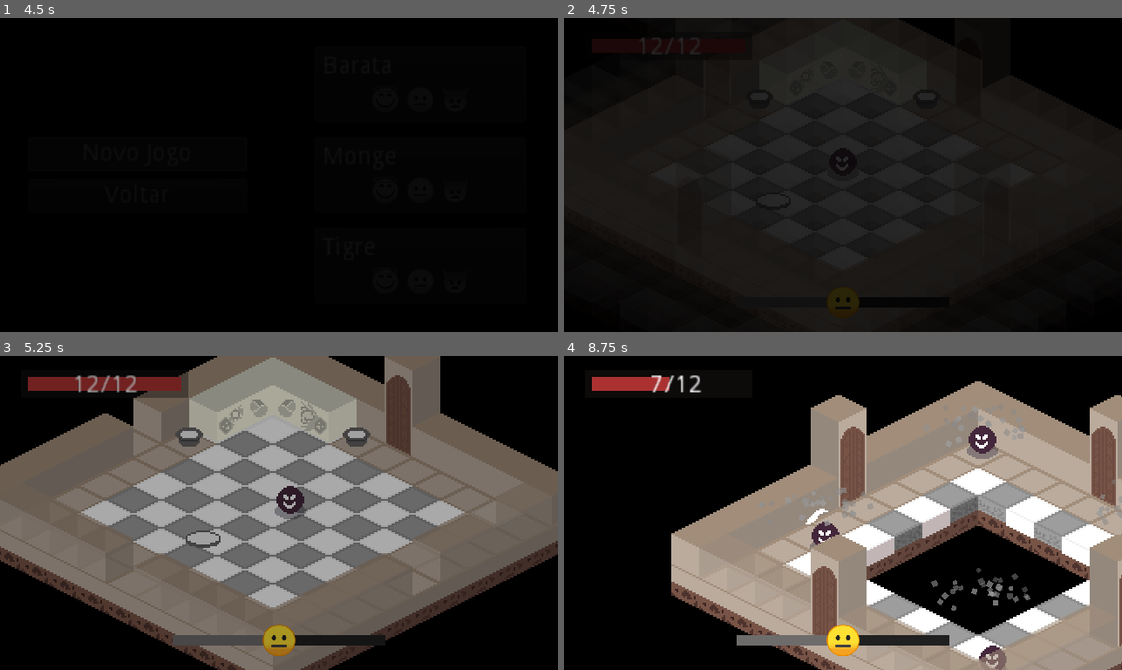
Above: before the commit, frames 1-4 (two rows, left to right).
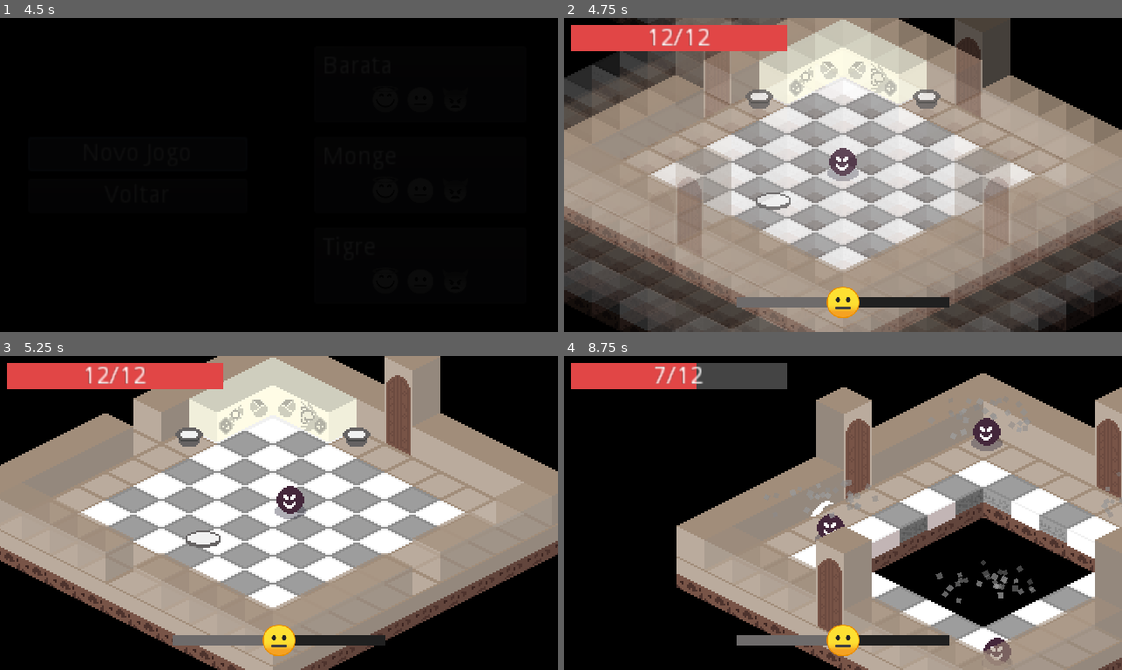
Above: after the commit, the same moments.

Repository: ColmeiaUDESC/gamejaaj6
Game: Godot game, scene res://Cenas/MenuPrincipal.tscn
The game is run twice, just before and just after one commit, with the same random seed, the same clock (stepped at 60 frames per second) and the same inputs.
Inputs (mouse positions are in pixels of both pictures, inside the frame that each line leads up to):
- Up to frame 1 (4.5 s): click "Jogar" at 0.5 s; click "Voltar" at 1.25 s; click "Jogar" at 2 s; click "Save 1" at 2.75 s; click "Novo Jogo" at 3.5 s; click "Novo Jogo" at 4.25 s
- Up to frame 2 (4.75 s): no input
- Up to frame 3 (5.25 s): tap Enter at 5 s; move the mouse to (401, 497) at 5.02 s; hold D (andar_pra_direita) from 5.03 s (still down); hold Right mouse button (ataque_purificacao) from 5.03 s (still down)
- Up to frame 4 (8.75 s): tap Space (ui_select) at 5.27, 6.02, 7.52, 8.27 s; move the mouse to (731, 528) at 5.77 s; release D (andar_pra_direita) at 5.78 s; release Right mouse button (ataque_purificacao) at 5.78 s; hold S (andar_pra_baixo) 5.78-6.53 s; click (731, 528) at 5.85 s; right-click (731, 528) at 6.05 s; move the mouse to (898, 443) at 6.52 s; hold D (andar_pra_direita) 6.53-7.28 s; hold Right mouse button (ataque_purificacao) 6.53-7.28 s; move the mouse to (815, 575) at 7.27 s; hold W (andar_pra_cima) 7.28-8.03 s; tap Enter at 7.35 s; right-click (815, 575) at 7.55 s; move the mouse to (1010, 560) at 8.02 s; hold A (andar_pra_esquerda) from 8.03 s (still down); hold Right mouse button (ataque_purificacao) from 8.03 s (still down)

Frame 1 is identical in both runs. In frame 2, 91% of the frame differs, in the area x 0-100%, y 0-100%; in frame 3, 74%; in frame 4, 23%.

Commit message:
Adicionar tigre e barata

Diff:
--- a/Cenas/Jogo.gd
+++ b/Cenas/Jogo.gd
@@ -1,4 +1,10 @@
 extends Node2D
+
+const PERSONAGENS = {
+	DadosSave.Personagens.Monge: preload("res://Instanciaveis/Jogador.tscn"),
+	DadosSave.Personagens.Barata: preload("res://Instanciaveis/JogadorBarata.tscn"),
+	DadosSave.Personagens.Tigre: preload("res://Instanciaveis/JogadorTigre.tscn"),
+}
 
 export (Array, PackedScene) var andares := []
 
@@ -11,8 +17,6 @@
 signal transicao_mudanca_de_sala_finalizada
 
 func _ready():
-	jogador = $Jogador
-	var _err := jogador.connect("morreu", self, "_ao_jogador_morrer")
 	_iniciar_jogo()
 
 
@@ -66,11 +70,17 @@
 
 	andar = andares[DadosSave.andar_atual - 1].instance()
 	add_child(andar)
+	andar.gerar(DadosSave.seed_atual)
+
+	jogador = PERSONAGENS[DadosSave.personagem_atual].instance()
+	add_child(jogador)
 	jogador.pureza = DadosSave.pureza_atual
 	jogador.get_node("UI/Fade").fade_out()
-	andar.gerar(DadosSave.seed_atual)
+	var _err := jogador.connect("morreu", self, "_ao_jogador_morrer")
+
 	$Musica.stream = andar.musica
 	$Musica.play()
+
 	call_deferred("_ir_para_sala_inicial") # Necessario chamar ir para sala inicial no proximo quadro para nao ter problema com as animacoes das portas
 
 
--- a/Cenas/Jogo.tscn
+++ b/Cenas/Jogo.tscn
@@ -1,15 +1,12 @@
-[gd_scene load_steps=4 format=2]
+[gd_scene load_steps=3 format=2]
 
 [ext_resource path="res://Cenas/Andares/Andar1.tscn" type="PackedScene" id=1]
-[ext_resource path="res://Instanciaveis/Jogador.tscn" type="PackedScene" id=2]
 [ext_resource path="res://Cenas/Jogo.gd" type="Script" id=3]
 
 [node name="Jogo" type="Node2D"]
 script = ExtResource( 3 )
 andares = [ ExtResource( 1 ) ]
 
-[node name="Jogador" parent="." instance=ExtResource( 2 )]
-
 [node name="DelayMudarSala" type="Timer" parent="."]
 wait_time = 0.1
 one_shot = true
--- a/Instanciaveis/Jogador.tscn
+++ b/Instanciaveis/Jogador.tscn
@@ -125,6 +125,9 @@
 [node name="UI" type="CanvasLayer" parent="."]
 
 [node name="HP" parent="UI" instance=ExtResource( 3 )]
+margin_left = 4.0
+margin_top = 4.0
+margin_right = 128.0
 
 [node name="Pureza" parent="UI" instance=ExtResource( 9 )]
 anchor_left = 0.5
@@ -139,6 +142,7 @@
 [node name="TelaGameOver" parent="UI" instance=ExtResource( 10 )]
 
 [node name="Fade" parent="UI" instance=ExtResource( 11 )]
+visible = false
 
 [node name="Intangibilidade" type="Timer" parent="."]
 one_shot = true
--- /dev/null
+++ b/Instanciaveis/JogadorBarata.tscn
@@ -0,0 +1,35 @@
+[gd_scene load_steps=4 format=2]
+
+[ext_resource path="res://Conteudos/Shaders/ShaderPersonagem.shader" type="Shader" id=1]
+[ext_resource path="res://Instanciaveis/Jogador.tscn" type="PackedScene" id=2]
+
+[sub_resource type="ShaderMaterial" id=1]
+resource_local_to_scene = true
+shader = ExtResource( 1 )
+shader_param/brilho_purificacao = 5.0
+shader_param/progresso_purificacao = 0.0
+shader_param/coeficiente_mix_dano = 0.0
+shader_param/cor_purificacao = Color( 0.360784, 0.847059, 1, 1 )
+shader_param/cor_dano = Color( 1, 0, 0, 1 )
+
+[node name="Jogador" instance=ExtResource( 2 )]
+tempo_carregar_ataque_purificacao = 0.5
+dano_ofensivo = 0.5
+dano_purificacao = 2.0
+velocidade = 75.0
+vida_por_purificacao = 3.0
+vida_max = 5.0
+
+[node name="Sprite" parent="." index="0"]
+modulate = Color( 0.486275, 0.419608, 0.227451, 1 )
+material = SubResource( 1 )
+position = Vector2( 0, -2 )
+scale = Vector2( 0.6, 0.6 )
+
+[node name="Ataque" parent="." index="2"]
+scale = Vector2( 0.6, 0.6 )
+
+[node name="CollisionPolygon2D" parent="." index="3"]
+polygon = PoolVector2Array( -1, 2, -3, 1, -4, -1, 0, -2, 4, -1, 3, 1, 1, 2 )
+
+[editable path="Ataque"]
--- /dev/null
+++ b/Instanciaveis/JogadorTigre.tscn
@@ -0,0 +1,33 @@
+[gd_scene load_steps=4 format=2]
+
+[ext_resource path="res://Instanciaveis/Jogador.tscn" type="PackedScene" id=1]
+[ext_resource path="res://Conteudos/Shaders/ShaderPersonagem.shader" type="Shader" id=2]
+
+[sub_resource type="ShaderMaterial" id=1]
+resource_local_to_scene = true
+shader = ExtResource( 2 )
+shader_param/brilho_purificacao = 5.0
+shader_param/progresso_purificacao = 0.0
+shader_param/coeficiente_mix_dano = 0.0
+shader_param/cor_purificacao = Color( 0.360784, 0.847059, 1, 1 )
+shader_param/cor_dano = Color( 1, 0, 0, 1 )
+
+[node name="Jogador" instance=ExtResource( 1 )]
+dano_ofensivo = 2.5
+velocidade = 35.0
+vida_max = 20.0
+
+[node name="Sprite" parent="." index="0"]
+modulate = Color( 1, 0.164706, 0.164706, 1 )
+material = SubResource( 1 )
+position = Vector2( 0, -6.5 )
+scale = Vector2( 1.3, 1.3 )
+
+[node name="Ataque" parent="." index="2"]
+scale = Vector2( 1.3, 1.3 )
+
+[node name="CollisionPolygon2D" parent="." index="3"]
+position = Vector2( 0, -2 )
+polygon = PoolVector2Array( -4, 4, -9, 2, -9, -3, 0, -6, 9, -3, 9, 1, 4, 4 )
+
+[editable path="Ataque"]
--- a/Instanciaveis/Scripts/Jogador.gd
+++ b/Instanciaveis/Scripts/Jogador.gd
@@ -10,13 +10,13 @@
 export(PackedScene) var cena_projetil_purificacao: PackedScene
 export(float) var velocidade := 50.0
 export(float) var vida_por_purificacao := 1.0
+export(float) var vida_max := 12.0
 
 onready var tween_transicao := $TweenCamera
 onready var player_animacao := $AnimationPlayer
 
 var direcao = Vector2()
 var movimento = Vector2()
-var vida_max = 12.0
 var vida_atual := 12.0 setget set_vida
 var depois_do_ataque = false
 var _progresso_ataque_purificacao := 0.0
@@ -31,6 +31,7 @@
 func _ready() -> void:
 # warning-ignore:integer_division
 	pureza = (Globais.PUREZA_MAXIMA - Globais.PUREZA_MINIMA) / 2
+	$UI/HP.max_value = vida_max
 	$UI/Pureza.definir_pureza(pureza)
 
 
--- a/UI/HP.gd
+++ b/UI/HP.gd
@@ -1,19 +1,8 @@
-extends Control
+extends ProgressBar
 
 onready var jogador = get_parent().get_parent()
 
-onready var aux_max = 0
-onready var aux_atual = 0
 
 func _process(_delta):
-	#So pra nao ficar mexendo no node sem necessidade
-	if aux_max != jogador.vida_max or aux_atual != jogador.vida_atual:
-		$Valores/Maximo.text = "/%d" % int(jogador.vida_max)
-		$Valores/Atual.text = str(int(jogador.vida_atual))
-
-		# Diminui ou "esvazia" a barra relativa ao tamanho, o float e necessario pois divisao de
-		# inteiros menor que 1 retorna zero
-		$Barra1.set("margin_right",104*(float(jogador.vida_atual)/float(jogador.vida_max)))
-
-		aux_max = jogador.vida_max
-		aux_atual = jogador.vida_atual
+	value = jogador.vida_atual
+	$Label.text = "%d/%d" % ([value, jogador.vida_max])
--- a/UI/HP.tscn
+++ b/UI/HP.tscn
@@ -1,59 +1,33 @@
-[gd_scene load_steps=2 format=2]
+[gd_scene load_steps=4 format=2]
 
 [ext_resource path="res://UI/HP.gd" type="Script" id=1]
 
-[node name="HP" type="Control"]
-margin_right = 40.0
-margin_bottom = 40.0
+[sub_resource type="StyleBoxFlat" id=1]
+bg_color = Color( 0.886275, 0.278431, 0.278431, 1 )
+
+[sub_resource type="StyleBoxFlat" id=2]
+bg_color = Color( 0.270588, 0.270588, 0.270588, 1 )
+
+[node name="HP" type="ProgressBar"]
+margin_right = 124.0
+margin_bottom = 19.0
+custom_styles/fg = SubResource( 1 )
+custom_styles/bg = SubResource( 2 )
+value = 50.0
+percent_visible = false
 script = ExtResource( 1 )
+
+[node name="Label" type="Label" parent="."]
+anchor_left = 0.5
+anchor_top = 0.5
+anchor_right = 0.5
+anchor_bottom = 0.5
+margin_left = -20.0
+margin_top = -7.0
+margin_right = 20.0
+margin_bottom = 7.0
+text = "0/0"
+align = 1
 __meta__ = {
 "_edit_use_anchors_": false
 }
-
-[node name="Barra2" type="ColorRect" parent="."]
-margin_left = 12.0
-margin_top = 8.0
-margin_right = 108.0
-margin_bottom = 24.0
-color = Color( 0.117647, 0.0980392, 0.0980392, 0.439216 )
-__meta__ = {
-"_edit_use_anchors_": false
-}
-
-[node name="Barra1" type="ColorRect" parent="."]
-margin_left = 16.0
-margin_top = 12.0
-margin_right = 104.0
-margin_bottom = 20.0
-color = Color( 0.67451, 0.196078, 0.196078, 1 )
-__meta__ = {
-"_edit_use_anchors_": false
-}
-
-[node name="Valores" type="Control" parent="."]
-margin_right = 40.0
-margin_bottom = 40.0
-__meta__ = {
-"_edit_use_anchors_": false
-}
-
-[node name="Maximo" type="Label" parent="Valores"]
-margin_left = 57.6014
-margin_top = 9.64645
-margin_right = 79.6014
-margin_bottom = 23.6464
-text = "/0"
-__meta__ = {
-"_edit_use_anchors_": false
-}
-
-[node name="Atual" type="Label" parent="Valores"]
-margin_left = 30.9948
-margin_top = 10.0
-margin_right = 56.9948
-margin_bottom = 24.0
-text = "0"
-align = 2
-__meta__ = {
-"_edit_use_anchors_": false
-}
